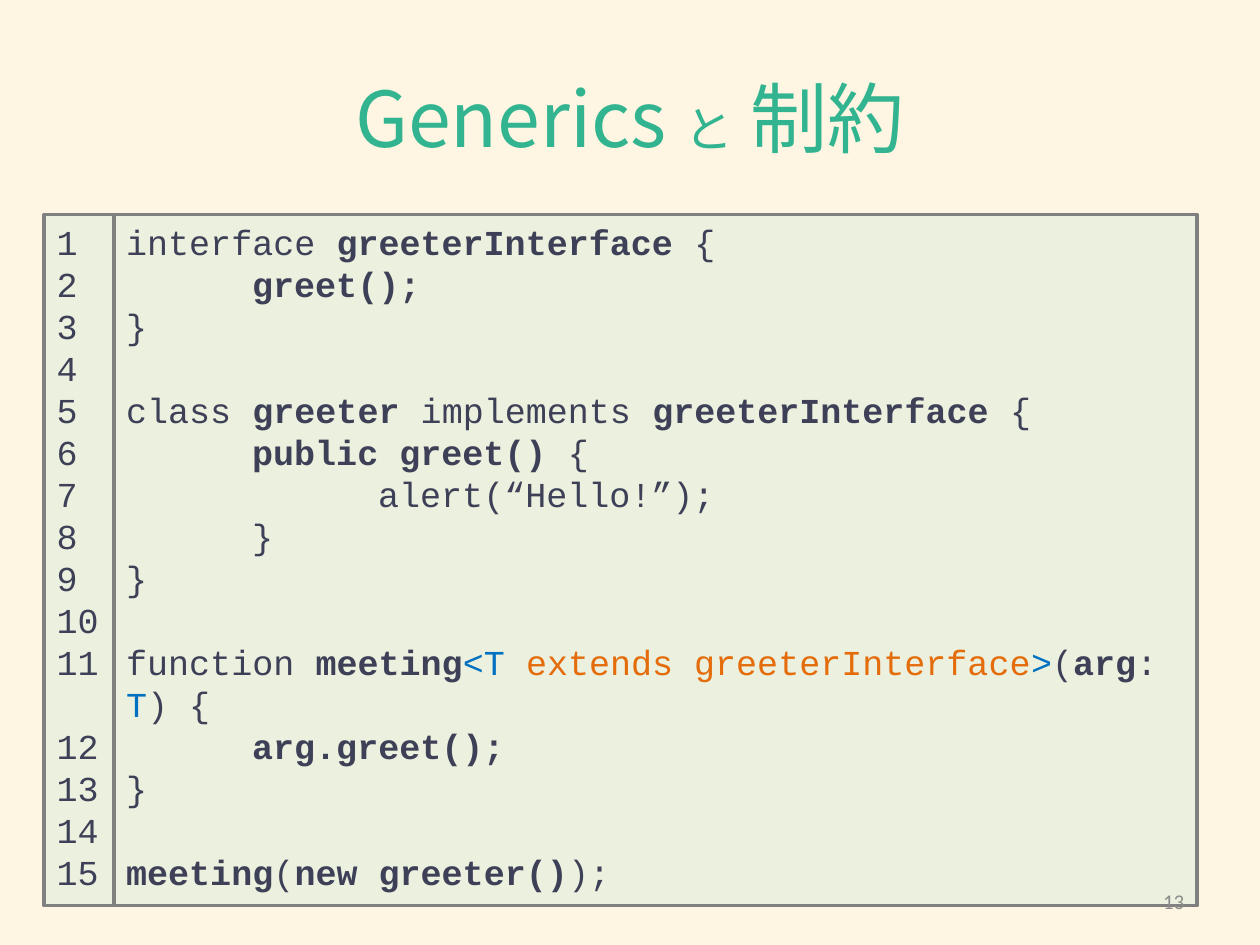
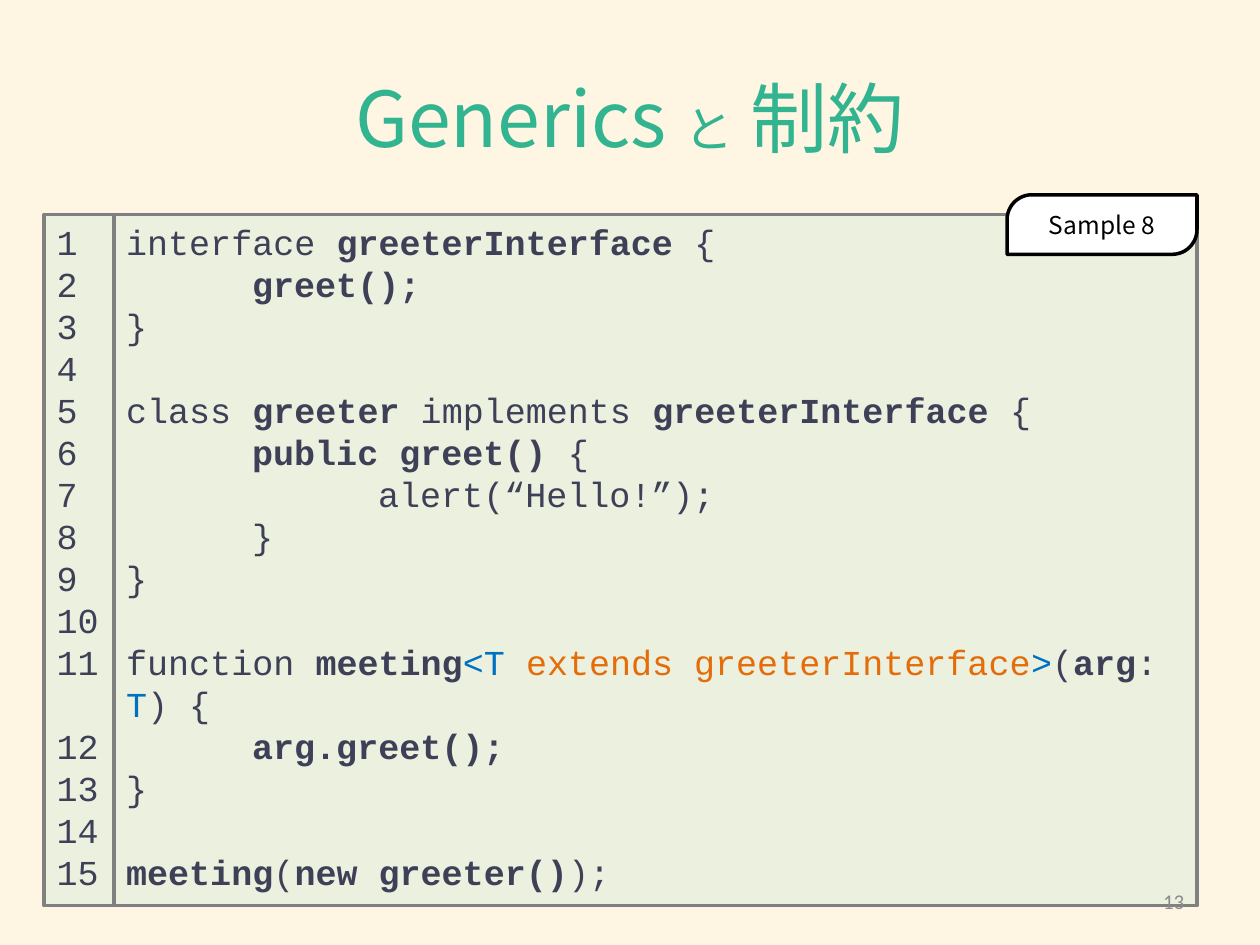
Before and after one commit to Hikari-Kubota/sandbox-todo-ts-angular, a slide deck: slide 13 of typescript/typescript_generics.pptx. Drawn at 1260x945 pixels with LibreOffice and Linux fonts; fonts in the diff are those of the drawing. Boxes give left, top, right and bottom in pixels: in the first picture for what was removed or moved away, otherwise in the second. Text is boxed around its words. In the diff, an @@ line names an element or a change of style, - is before the commit and + after.

```diff
--- a/typescript/typescript_generics.pptx
+++ b/typescript/typescript_generics.pptx
@@ round diag rect added at <box>1007,195,1197,255</box>, fill #FFFFFF, outline #000000 2 pt, 14 pt, text #000000 @@
+Sample 8
```
Also in this commit, not shown: 8 other slides changed, 3 other files.
